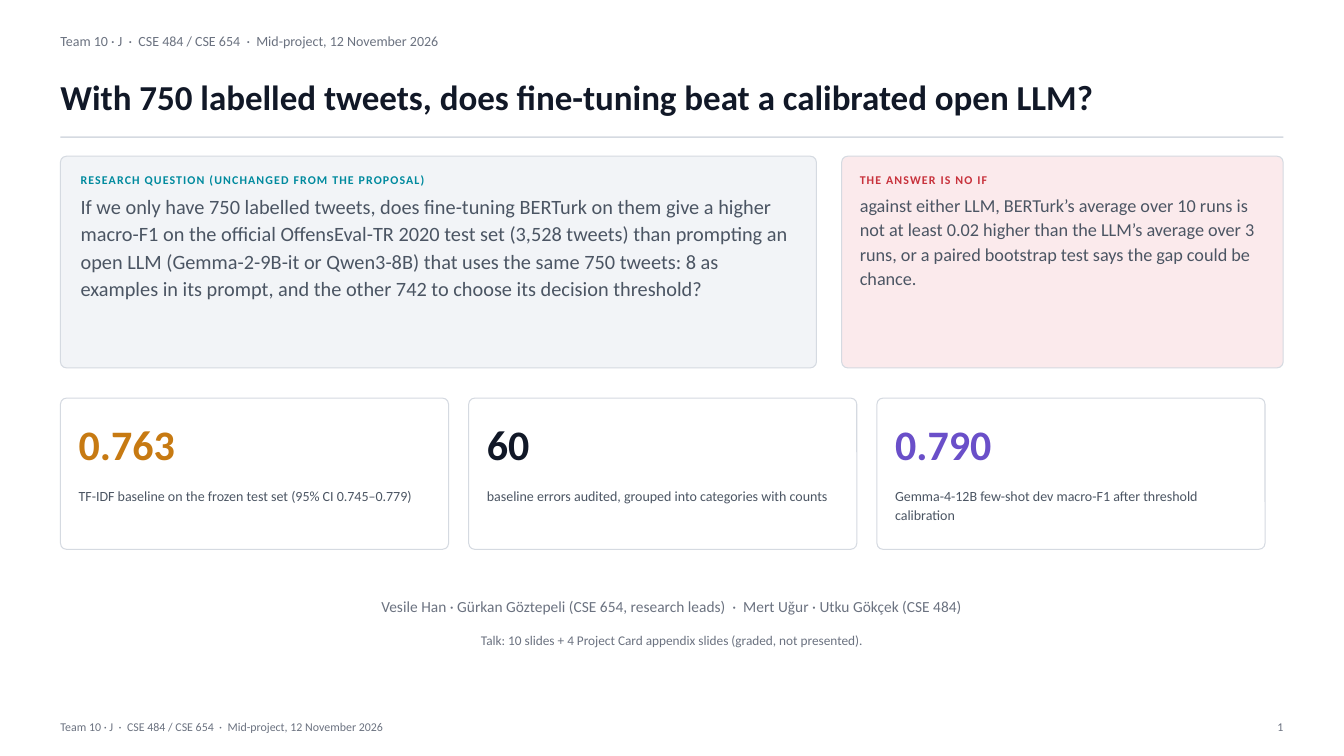
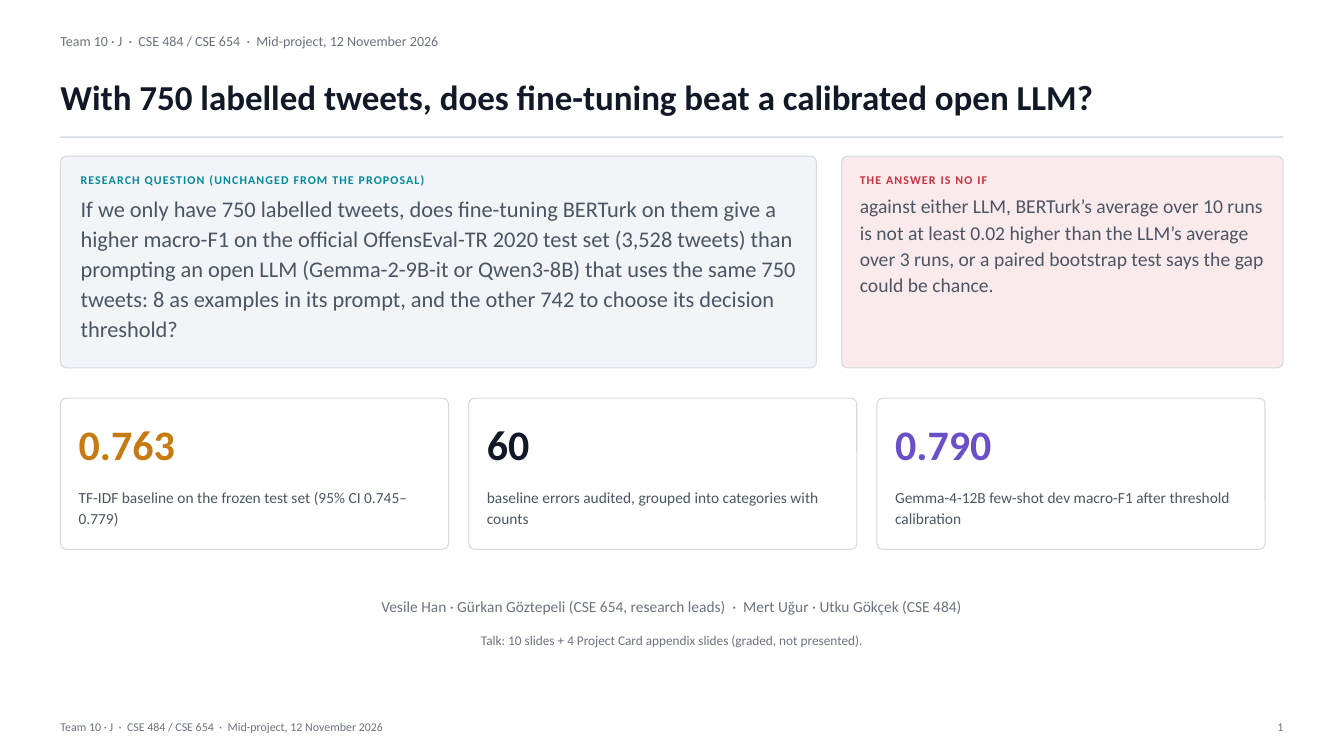
Before and after one commit to VesileHann/offenseval-tr-midproject, a slide deck: slide 1 of paper/Team10_MidProject.pptx. Drawn at 1344x756 pixels with LibreOffice and Linux fonts; fonts in the diff are those of the drawing. Boxes give left, top, right and bottom in pixels: in the first picture for what was removed or moved away, otherwise in the second. Text is boxed around its words. In the diff, an @@ line names an element or a change of style, - is before the commit and + after.

```diff
--- a/paper/Team10_MidProject.pptx
+++ b/paper/Team10_MidProject.pptx
@@ text "If we only have 750 ..." at (x1=81, y1=201, x2=795, y2=337): size 14.5 to 16 pt @@
@@ text "against either LLM, BERTurk’s average ..." at (x1=860, y1=199, x2=1264, y2=292): size 13 to 14 pt @@
@@ size 10 to 11 pt in 3 elements at (x1=79, y1=492, x2=407, y2=526), (x1=487, y1=492, x2=818, y2=524), (x1=895, y1=492, x2=1230, y2=524) @@
```
Also in this commit, not shown: 8 other slides changed, 1 other file.
